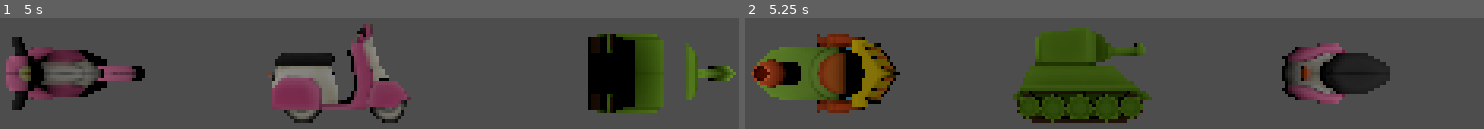
Above: before the commit, frames 1-2 (left to right).
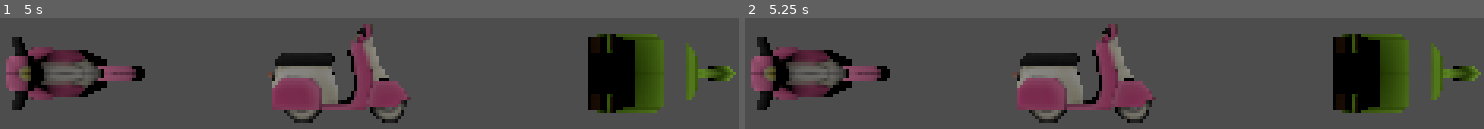
Above: after the commit, the same moments.

Repository: igna4hos/PuzzleGameGodot
Game: Godot game, scene res://scenes/MainScene3D.tscn
Two runs of this game, one before a commit and one after it. Both use one fixed random seed, a clock stepped at 60 frames per second and the inputs below. This scene is started directly instead of the project's main scene.
Inputs (mouse positions are in pixels of both pictures, inside the frame that each line leads up to):
- Up to frame 1 (5 s): tap Enter at 0.5, 2, 3.5 s; move the mouse to (517, 54) at 0.52 s; click (517, 54) at 0.67 s; tap Space at 1.25, 2.75, 4.25 s; drag from (177, 91) to (outside the picture) at 1.27 s; move the mouse to (outside the picture) at 2.02 s; click (outside the picture) at 2.17 s; drag from (outside the picture) to (outside the picture) at 2.77 s; move the mouse to (576, 128) at 3.52 s; click (576, 128) at 3.67 s; drag from (outside the picture) to (outside the picture) at 4.27 s
- Up to frame 2 (5.25 s): move the mouse to (1121, 73) at 5.02 s; click (1121, 73) at 5.17 s

Frame 1 is identical in both runs. In frame 2, 34% of the frame differs, in the area x 0-100%, y 5-95%.

Commit message:
#9: switching between elements on a 3D scene

Diff:
--- a/scenes/MainScene3D.tscn
+++ b/scenes/MainScene3D.tscn
@@ -1,7 +1,8 @@
-[gd_scene load_steps=3 format=3 uid="uid://e4yltfr5das0"]
+[gd_scene load_steps=4 format=3 uid="uid://e4yltfr5das0"]
 
 [ext_resource type="Script" uid="uid://c6k0ytb0m2cqf" path="res://scripts/Gameplay/MainScene3DController.gd" id="1_wnq8i"]
 [ext_resource type="Script" uid="uid://bihq05mbtcf8k" path="res://scripts/Gameplay/MoveSide3DController.gd" id="3"]
+[ext_resource type="Script" uid="uid://cyfisw1v3nmu5" path="res://scripts/Gameplay/CentralModel3DController.gd" id="3_cimgk"]
 
 [node name="MainScene3D" type="Node3D"]
 script = ExtResource("1_wnq8i")
@@ -13,7 +14,8 @@
 transform = Transform3D(1, 0, 0, 0, 1, 0, 0, 0, 1, -3, 0, 0)
 script = ExtResource("3")
 
-[node name="CentralElement" type="Node3D" parent="."]
+[node name="CentralElementPart" type="Node3D" parent="."]
+script = ExtResource("3_cimgk")
 
 [node name="RightElementPart" type="Node3D" parent="."]
 transform = Transform3D(1, 0, 0, 0, 1, 0, 0, 0, 1, 3, 0, 0)
--- /dev/null
+++ b/scripts/Gameplay/CentralModel3DController.gd
@@ -0,0 +1,49 @@
+extends Node3D
+
+var left_id: int
+var right_id: int
+var left_attached := false
+var right_attached := false
+var model_root: Node3D = null
+
+func load_model(scene_path: String, l_id: int, r_id: int) -> void:
+	if model_root:
+		model_root.queue_free()
+
+	left_id = l_id
+	right_id = r_id
+	left_attached = false
+	right_attached = false
+
+	var center_element = $"."
+	model_root = load(scene_path).instantiate()
+	center_element.add_child(model_root)
+
+	#_set_transparency(0.5, "both")
+
+func _set_transparency(alpha: float, side: String = "both") -> void:
+	if not model_root:
+		return
+	_apply_transparency_recursive(model_root, alpha, side)
+
+func _apply_transparency_recursive(node: Node, alpha: float, side: String) -> void:
+	for child in node.get_children():
+		if child is MeshInstance3D:
+			#Checking the paint on one side
+			if side == "left" and not child.name.ends_with("2"):
+				continue
+			elif side == "right" and not child.name.ends_with("_001"):
+				continue
+			#both - both sides with low transparency
+			var mi: MeshInstance3D = child
+			var mat: Material = mi.get_active_material(0)
+			if mat == null:
+				continue
+			var new_mat = mat.duplicate()
+			if new_mat is StandardMaterial3D:
+				new_mat.transparency = BaseMaterial3D.TRANSPARENCY_ALPHA
+				var color = new_mat.albedo_color
+				color.a = alpha
+				new_mat.albedo_color = color
+				mi.set_surface_override_material(0, new_mat)
+		_apply_transparency_recursive(child, alpha, side)
--- a/scripts/Gameplay/MainScene3DController.gd
+++ b/scripts/Gameplay/MainScene3DController.gd
@@ -2,7 +2,7 @@
 
 @onready var leftElementPart: Node3D = $LeftElementPart
 @onready var rightElementPart: Node3D = $RightElementPart
-@onready var centralElement: Node3D = $CentralElement
+@onready var centralElementPart: Node3D = $CentralElementPart
 
 var center_models: Array = []
 var side_parts: Array = []
@@ -21,7 +21,7 @@
 	load_center_model()
 	load_side_parts()
 
-
+	'''
 	# запускаем таймер на автосмену моделей
 	var timer := Timer.new()
 	timer.wait_time = 5.0
@@ -29,16 +29,18 @@
 	timer.autostart = true
 	timer.timeout.connect(_next_model)
 	add_child(timer)
-
-
+	'''
 
 func load_center_model() -> void:
-	for c in centralElement.get_children():
+	var data = center_models[current_index_model]
+	centralElementPart.load_model(data["scene"], data["left_id"], data["right_id"])
+	'''
+	for c in centralElementPart.get_children():
 		c.queue_free()
-
 	var data = center_models[current_index_model]
 	var central_part = load(data.scene).instantiate()
-	centralElement.add_child(central_part)
+	centralElementPart.add_child(central_part)
+	'''
 
 func load_side_parts() -> void:
 	for c in leftElementPart.get_children():
@@ -52,18 +54,81 @@
 	var left_part = load(left_data.scene).instantiate()
 	var right_part = load(right_data.scene).instantiate()
 
-	#var_ref_left.part_id = left_data.id
-	#var_ref_right.part_id = right_data.id
+	leftElementPart.part_id = left_data.id
+	rightElementPart.part_id = right_data.id
 
 	leftElementPart.add_child(left_part)
 	rightElementPart.add_child(right_part)
+'''
+func try_attach_part(id: int) -> bool:
+	if id == center_model.left_id and not center_model.left_attached:
+		print("left_collect")
+		center_model._set_transparency(1.0, "left")
+		center_model.left_attached = true
+		_collect_central()
+		return true
+	elif id == center_model.right_id and not center_model.right_attached:
+		print("right_collect")
+		center_model._set_transparency(1.0, "right")
+		center_model.right_attached = true
+		_collect_central()
+		return true
+	return false
 
+func _collect_central() -> void:
+	if center_model.left_attached and center_model.right_attached:
+		_play_assembled_animation()
+	else:
+		_next_model()
+'''
+
+func try_attach_part(id: int) -> bool:
+	if id == centralElementPart.left_id and not centralElementPart.left_attached:
+		print("left_collect")
+		#centralElementPart._set_transparency(1.0, "left")
+		centralElementPart.left_attached = true
+		_collect_central()
+		return true
+	elif id == centralElementPart.right_id and not centralElementPart.right_attached:
+		print("right_collect")
+		#centralElementPart._set_transparency(1.0, "right")
+		centralElementPart.right_attached = true
+		_collect_central()
+		return true
+	return false
+
+func _collect_central() -> void:
+	if centralElementPart.left_attached and centralElementPart.right_attached:
+		#_play_assembled_animation()
+		_next_model()
+	else:
+		_next_model()
+'''
 func _next_model() -> void:
 	current_index_model += 1
 	current_index_side += 1
 	if center_models.size() > 0:
 		load_center_model()
 		load_side_parts()
+'''
+
+func _next_model() -> void:
+	current_index_side += 1
+	load_side_parts()
+	if centralElementPart.left_attached and centralElementPart.right_attached:
+		centralElementPart.left_attached = false
+		centralElementPart.right_attached = false
+		current_index_model += 1
+		# Replace with next mini-game
+		var end_game := false
+		if current_index_model >= center_models.size():
+			TransitionScreen.transition()
+			await TransitionScreen.on_transition_finished
+			get_tree().change_scene_to_file("res://scenes/start_menu.tscn")
+			end_game = true
+		if (end_game == false):
+			#End part replace to mini-game
+			load_center_model()
 
 func _apply_transform(node: Node3D, data: Dictionary) -> void:
 	if data.has("rotation_degrees"):
--- a/scripts/Gameplay/MoveSide3DController.gd
+++ b/scripts/Gameplay/MoveSide3DController.gd
@@ -9,6 +9,7 @@
 var _drag_node: Node3D = null
 var _orig_global_pos: Vector3
 var _orig_transform: Transform3D
+var part_id: int = -1
 
 func _ready() -> void:
 	# найдем камеру (приоритет: camera_path затем viewport camera)
@@ -95,3 +96,19 @@
 
 func _on_return_finished() -> void:
 	_drag_node = null
+
+func _process(_delta: float) -> void:
+	if _drag_node != null:
+		var screen_pos: Vector2 = _cam.unproject_position(_drag_node.global_position)
+		var viewport_size: Vector2 = get_viewport().get_visible_rect().size
+		var center_screen: Vector2 = viewport_size / 2
+		var distance_to_center: float = screen_pos.distance_to(center_screen)
+		if distance_to_center < 250:
+			_on_reach_center()
+
+func _on_reach_center() -> void:
+	var main_controller = get_tree().get_root().get_node("MainScene3D") # Scene title at the root
+	if main_controller:
+		var result = main_controller.try_attach_part(part_id)
+		if result:
+			_try_end_drag()
Not shown, added: scripts/Gameplay/CentralModel3DController.gd.uid
